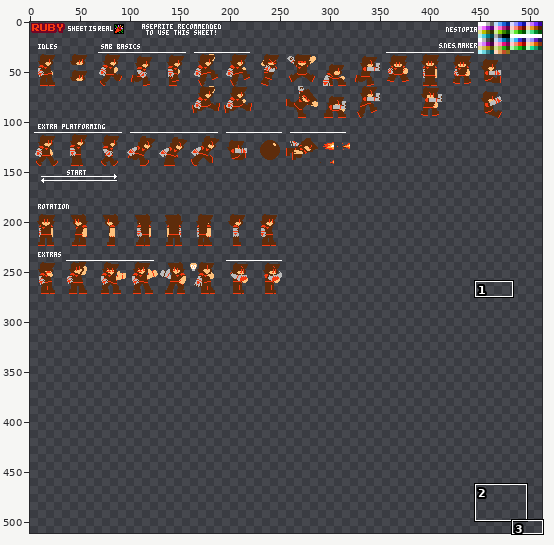
Edited in one commit: sprite sheet (Characters/Ruby/The Team/Ruby.png). Above: a wide view before the commit, with the close-up outlined.
Close-up. The starting point:
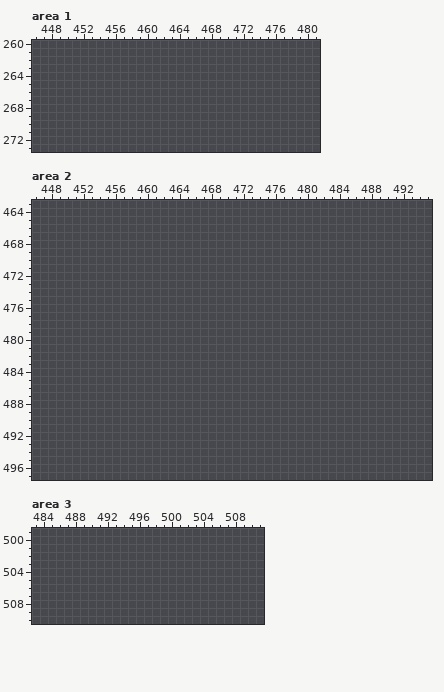
The file is 512x512 pixels. Colours within 5 levels of each other are drawn and written as one. Shown: area 1: x 446..481, y 260..273; area 2: x 446..495, y 463..497; area 3: x 483..511, y 499..510. The wide view leaves out empty margins. The commit also changed other parts of the picture, which this record leaves out.
New version:
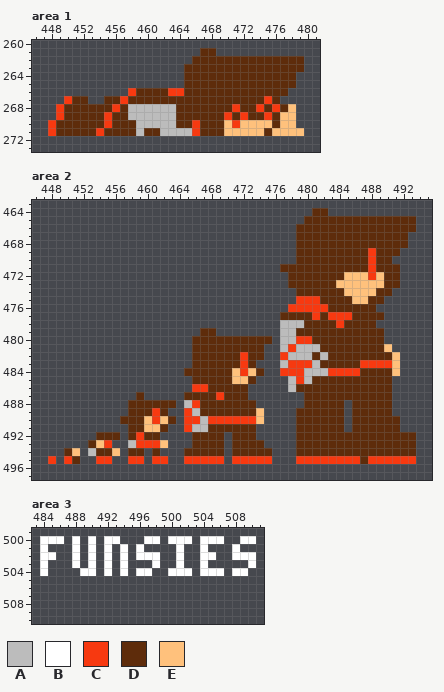
Palette (. is transparent): A #bcbcbc  B #ffffff  C #f73910  D #5e2c0b  E #ffc17c
From old to new:
Changed rows in their new state; - is an unchanged pixel.
Area 1:
first column x 448:
261 -------------------DD-----------
262 ------------------DDDDDDDDDDDDDD
263 -----------------DDDDDDDDDDDDDDD
264 -----------------DDDDDDDDDDDDDD-
265 -----------------DDDDDDDDDDDDDD-
266 ----------CDDDDCCDDDDDDDDDDDDD--
267 --CDD--DDCDDDDDDDDDDDDDDDDDCD---
268 -CDDDDDDCDAAAAAADDDDDDDCDDCDCDE-
269 -CDDDDDCDDAAAAAADDDDDDCDCDDCDEE-
270 CDDDDDDCDDDAAAAADDCDDDECEEEEDEE-
271 CDDDDDCDDDDADDAAAACDDDEEEEEDEEEE
Area 2:
first column x 448:
464 ---------------------------------DD-----------
465 --------------------------------DDDDDDDDDDDDDD
466 -------------------------------DDDDDDDDDDDDDDD
467 -------------------------------DDDDDDDDDDDDDD-
468 -------------------------------DDDDDDDDDDDDDD-
469 -------------------------------DDDDDDDDDCDDD--
470 -------------------------------DDDDDDDDDCDD---
471 -----------------------------DDDDDDDDDDDCDDD--
472 ------------------------------DDDDDDDEEECEDD--
473 ------------------------------DDDDDDEEEEEEDD--
474 -------------------------------DDDDDDEEEEDD---
475 -------------------------------CCCDDDDEEDD----
476 ------------------------------CCCCCDDDDDD-----
477 -----------------------------DDDDCDCCCDDDD----
478 -----------------------------AAADDDDCDDDD-----
479 -------------------DD--------AADDDDDDDDDDD----
480 ------------------DDDDDDDDDD-AACCDDDDDDDDD----
481 ------------------DDDDDDDDD--ACAAADDDDDDDDE---
482 ------------------DDDDDDCDD--CAAADADDDDDDDDE--
483 ------------------DDDDDDCD---ACCCADDDDDCCCCE--
484 -----------------DDDDDDECED--CCCAAACCCCDDDDE--
485 ------------------DDDDDEED----ACADDDDDDDDDD---
486 ------------------CCDDDDD-----ADDDDDDDDDDDD---
487 -----------D-----DDDDCDDD-------DDDDDDDDDDD---
488 ----------DDDDDD-ACDDDDDDD------DDDDD-DDDDD---
489 ----------DDDCD--CADDDDDDDE----DDDDDD-DDDDD---
490 ---------DDDECED-CCACCCCCCE----DDDDDD-DDDDDD--
491 ----------DDEED--CAADDDDDD-----DDDDDD-DDDDDD--
492 ------DDD-DCDD----DDDD-DDD-----DDDDDDDDDDDDDDD
493 -----DEC--ACCCE---DDDD-DDDD----DDDDDDDDDDDDDDD
494 --DE-ADDE-DD-D---DDDDD-DDDDD---DDDDDDDDDDDDDDD
495 C-CD--CC--CC-CC--CCCCC-CCCCC---CCCCCCCCDCCCCCC
Area 3:
first column x 484:
500 BBB-B-B-BB---BB-BBB-BBB--BB
501 B---B-B-B-B-B----B--B---B--
502 BB--B-B-B-B-BBB--B--BB--BBB
503 B---B-B-B-B---B--B--B-----B
504 B----BB-B-B-BB--BBB-BBB-BB-
Pixel boxes of the changes (left, top, right, bottom) in both close-ups:
added: (48, 48, 304, 136)
added: (48, 208, 416, 464)
added: (40, 536, 256, 576)
